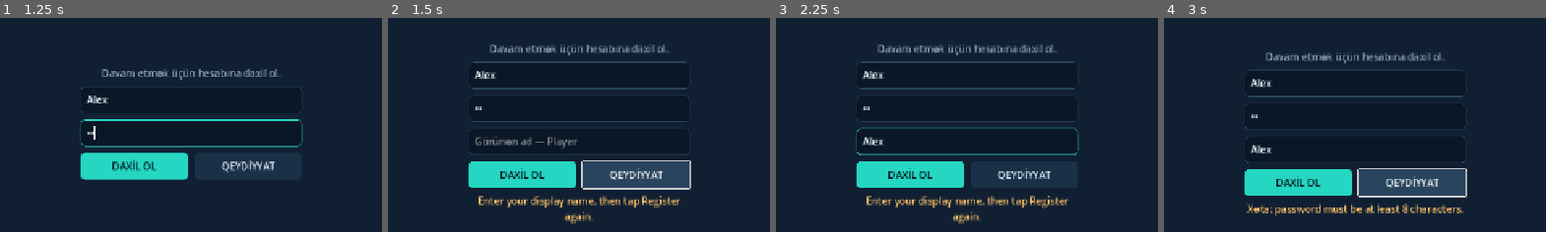
Above: before the commit, frames 1-4 (left to right).
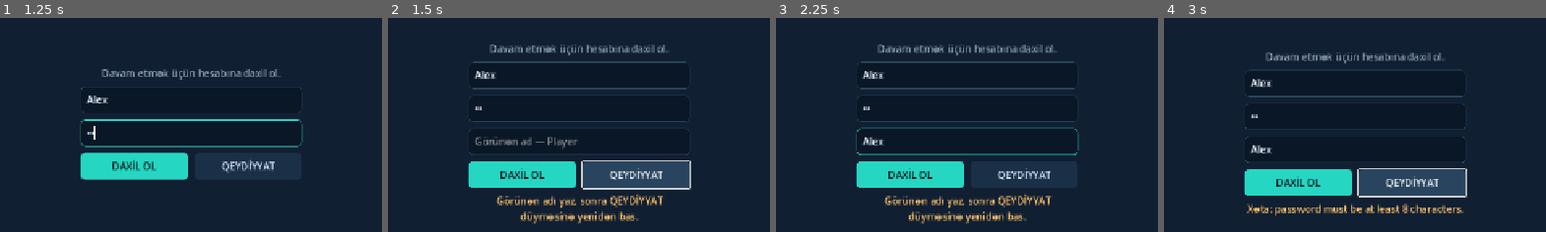
Above: after the commit, the same moments.

Repository: cemilocaq-star/Game
Game: Godot game, scene res://main.tscn
The game is run twice, just before and just after one commit, with the same random seed, the same clock (stepped at 60 frames per second) and the same inputs.
Inputs (mouse positions are % of the whole screen's width and height, from its top left):
- Up to frame 1 (1.25 s): click (50, 48) at 0.52 s; type "Alex" at 0.6 s; click (50, 56) at 0.75 s; type "12" at 0.83 s
- Up to frame 2 (1.5 s): click "QEYDİYYAT" at 1.25 s
- Up to frame 3 (2.25 s): click (50, 58) at 2.02 s; type "Alex" at 2.1 s
- Up to frame 4 (3 s): click "QEYDİYYAT" at 2.75 s
The pictures show only the part of the screen within x 25-75%, y 29-79%; the shares and areas given below are measured in that part.

Frame 1 is identical in both runs. In frame 2, 2.3% of the frame differs, in the area x 23-77%, y 82-97%; in frame 3, 2.3%; in frame 4, nothing differs.

Commit message:
Use localized username registration guidance

Diff:
--- a/scripts/oxenwar_menu.gd
+++ b/scripts/oxenwar_menu.gd
@@ -232,7 +232,7 @@
 	if not registration_mode:
 		registration_mode = true
 		display_input.show()
-		message_label.text = "Enter your display name, then tap Register again."
+		message_label.text = _t("register_hint")
 		return
 	if password_input.text.length() < 8:
 		message_label.text = _t("error") + ": password must be at least 8 characters."
